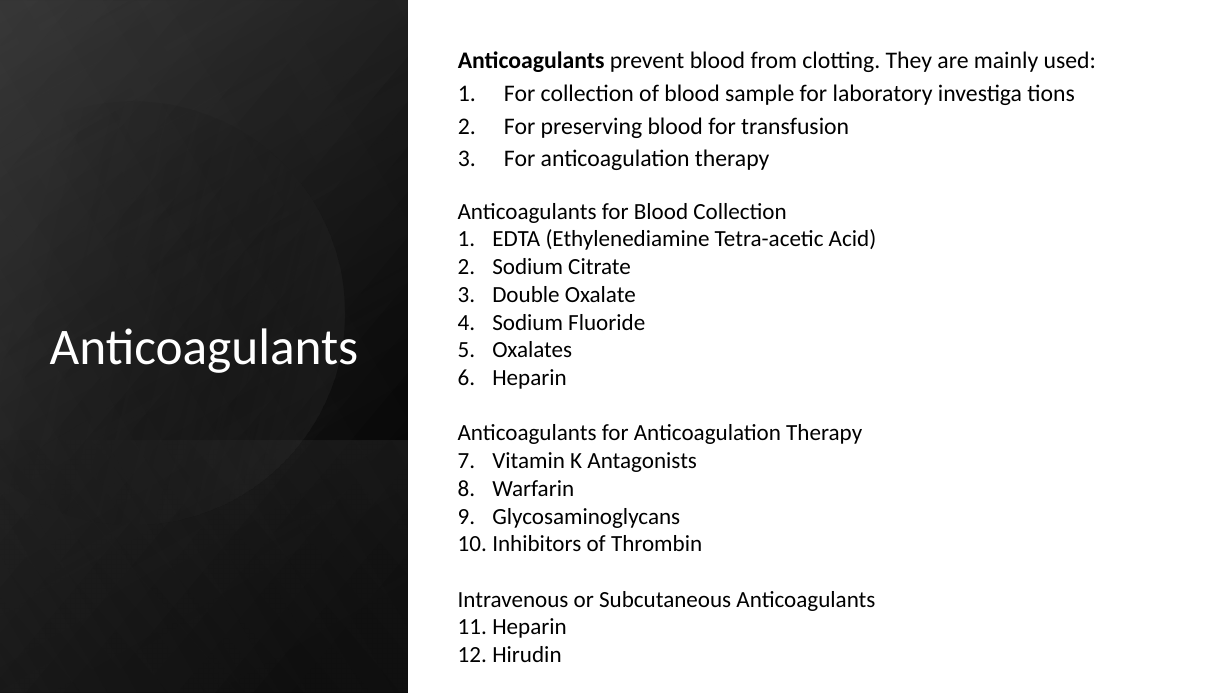
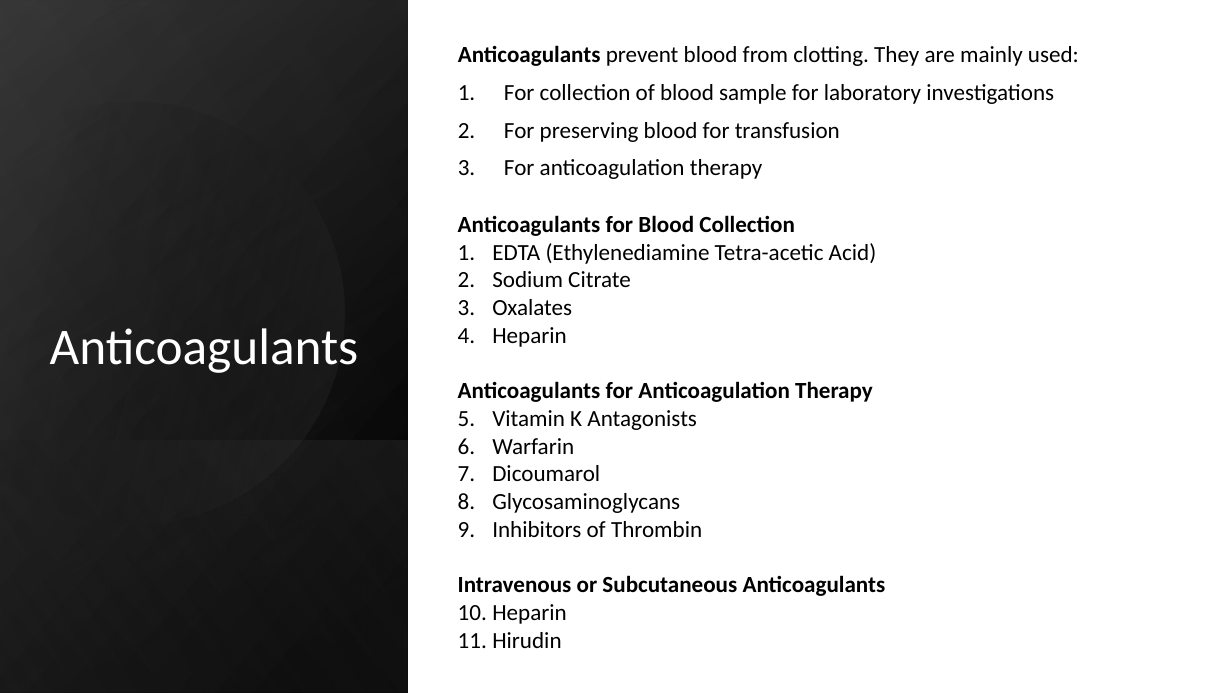
Before and after one commit to RubixStars/RubixTeam, a slide deck: slide 13 of seminar.pptx. Drawn at 1232x693 pixels with LibreOffice and Linux fonts; fonts in the diff are those of the drawing. Boxes give left, top, right and bottom in pixels: in the first picture for what was removed or moved away, otherwise in the second. Text is boxed around its words. In the diff, an @@ line names an element or a change of style, - is before the commit and + after.

```diff
--- a/seminar.pptx
+++ b/seminar.pptx
@@ text at (458, 45, 1079, 179): size 18.5 to 18 pt in "Anticoagulants prevent blood from clotting. They are ...", "For preserving blood for transfusion", "For anticoagulation therapy"; line spacing 0.7 to 0.9 @@
@@ text at (504, 84, 1054, 104): text changed; size 18.5 to 18 pt @@
-1. For collection of blood sample for laboratory investiga tions
+1. For collection of blood sample for laboratory investigations
@@ text "Anticoagulants for Blood Collection": place and size @@
-text "Anticoagulants for Blood Collection" at (458, 203, 877, 662)
+text "Anticoagulants for Blood Collection" at (458, 215, 886, 648)
@@ text at (458, 215, 886, 596): bold on in "Anticoagulants for Blood Collection", "Anticoagulants for Anticoagulation Therapy", "Intravenous or Subcutaneous Anticoagulants" @@
@@ text at (492, 286, 645, 330): paragraphs removed @@
-3. Double Oxalate
-4. Sodium Fluoride
@@ text at (492, 465, 600, 481): paragraph added @@
+3. Dicoumarol
```
Also in this commit, not shown: 1 other slide changed, 2 slides added.
